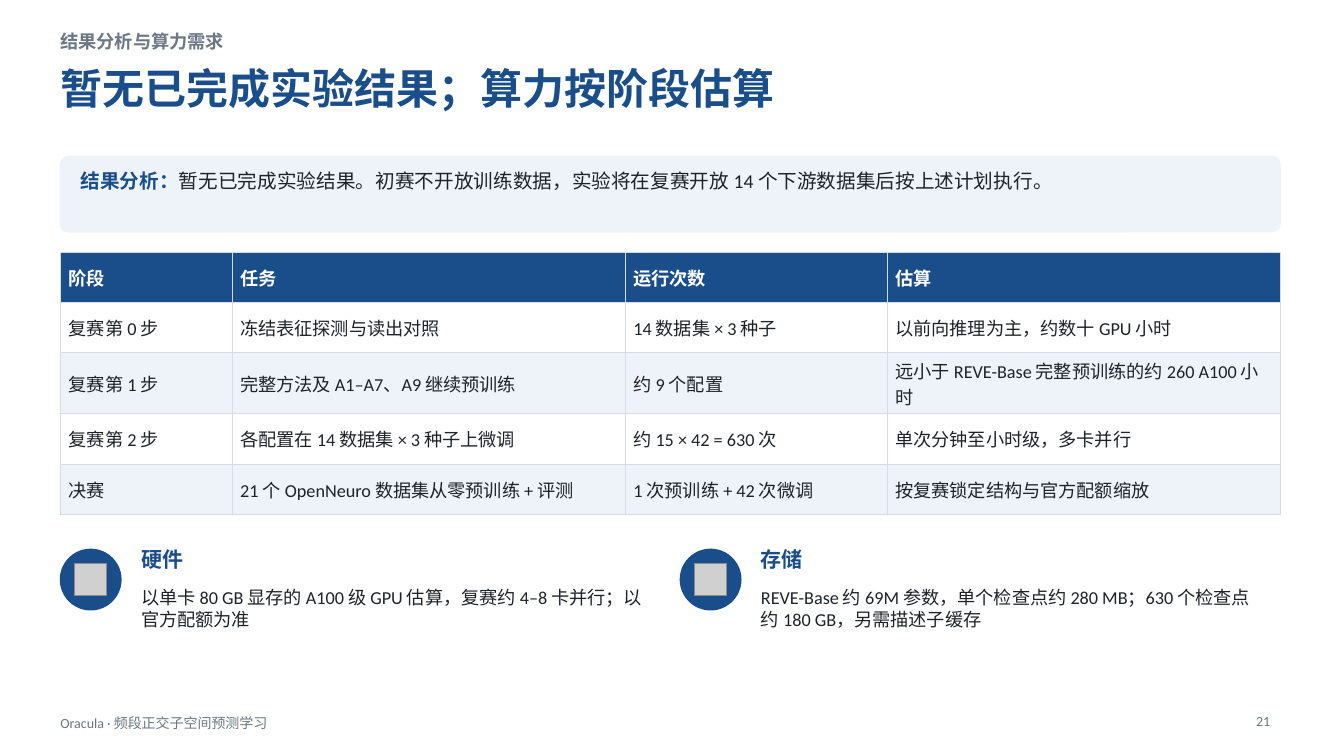
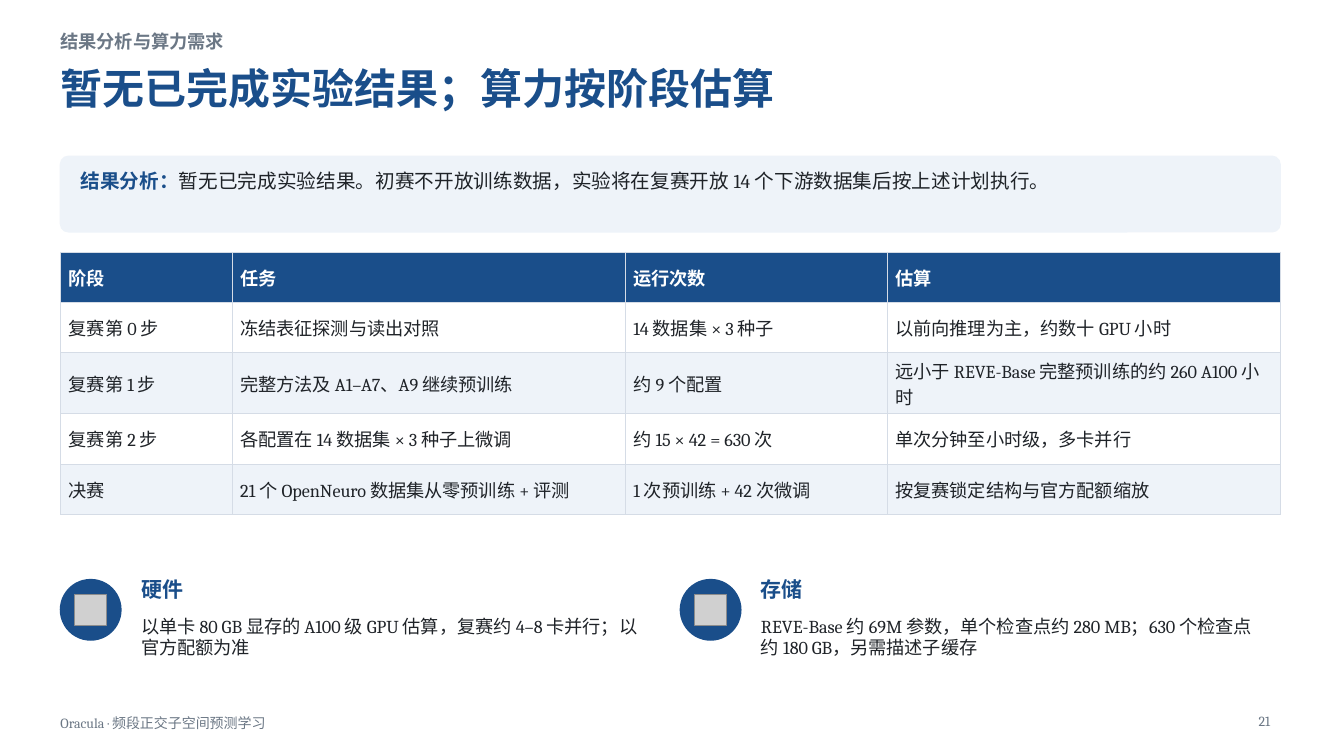
Before and after one commit to sanchezgu7964-byte/OmniEEG-fork, a slide deck: slide 21 of docs/report/proposal.pptx. Drawn at 1344x756 pixels with LibreOffice and Linux fonts; fonts in the diff are those of the drawing; grey boxes stand for pictures. Boxes give left, top, right and bottom in pixels: in the first picture for what was removed or moved away, otherwise in the second. Text is boxed around its words. In the diff, an @@ line names an element or a change of style, - is before the commit and + after.

```diff
--- a/docs/report/proposal.pptx
+++ b/docs/report/proposal.pptx
@@ table at <box>60,252,1280,505</box> @@
@@ font Calibri to Cambria @@
@@ 2 pictures, 2 texts, 2 ellipses: place and size @@
-2 pictures, 2 texts, 2 ellipses at <box>60,549,803,610</box>
+2 pictures, 2 texts, 2 ellipses at <box>60,579,803,640</box>
@@ text "以单卡 80 GB 显存的 A100 ...": place and size @@
-text "以单卡 80 GB 显存的 A100 ..." at <box>141,588,642,628</box>
+text "以单卡 80 GB 显存的 A100 ..." at <box>141,617,638,656</box>
@@ text "REVE-Base 约 69M 参数，单个检查点约 280 ...": place and size @@
-text "REVE-Base 约 69M 参数，单个检查点约 280 ..." at <box>761,588,1250,628</box>
+text "REVE-Base 约 69M 参数，单个检查点约 280 ..." at <box>761,617,1252,656</box>
@@ font Calibri to Cambria in 7 elements at <box>81,171,1050,190</box>, <box>1259,716,1271,726</box>, <box>141,617,638,656</box>, <box>761,617,1252,656</box>, <box>141,579,183,599</box>, <box>761,579,803,599</box>, <box>60,716,266,729</box> @@
```
Also in this commit, not shown: 22 other slides changed, 1 other file.
